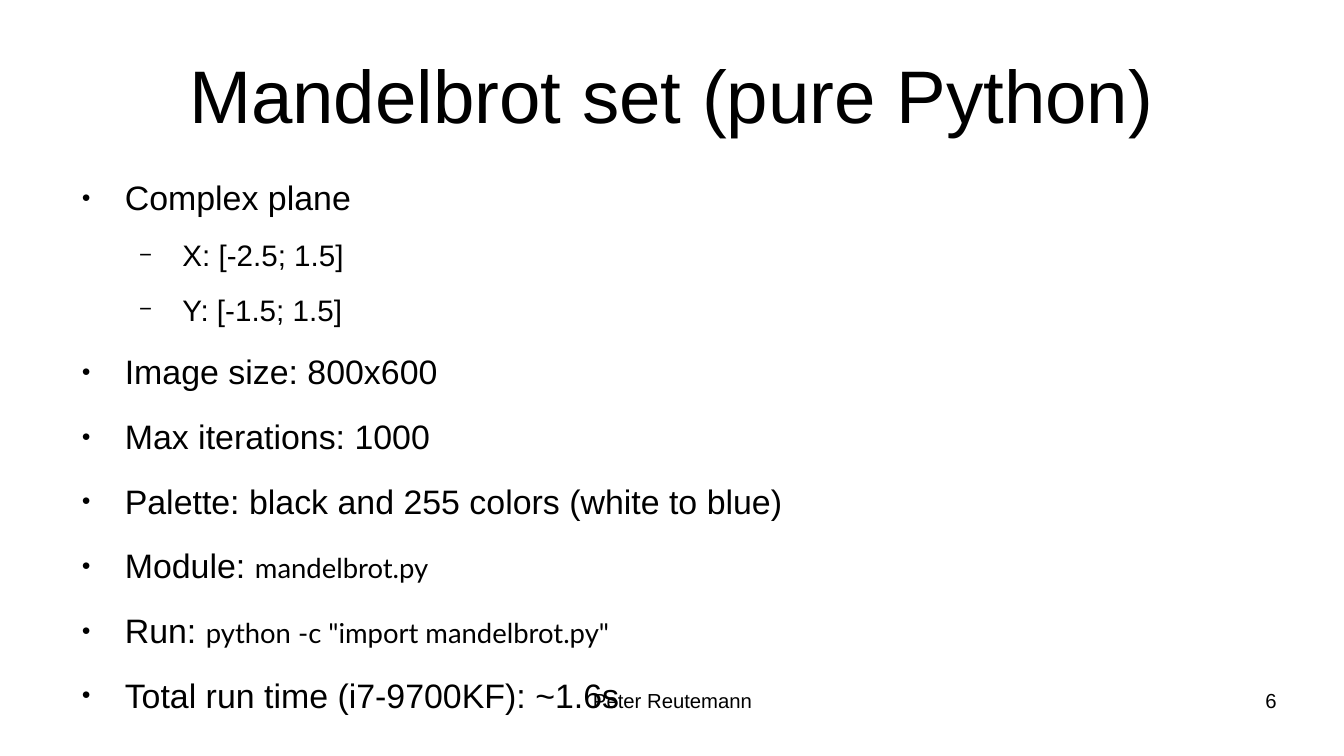
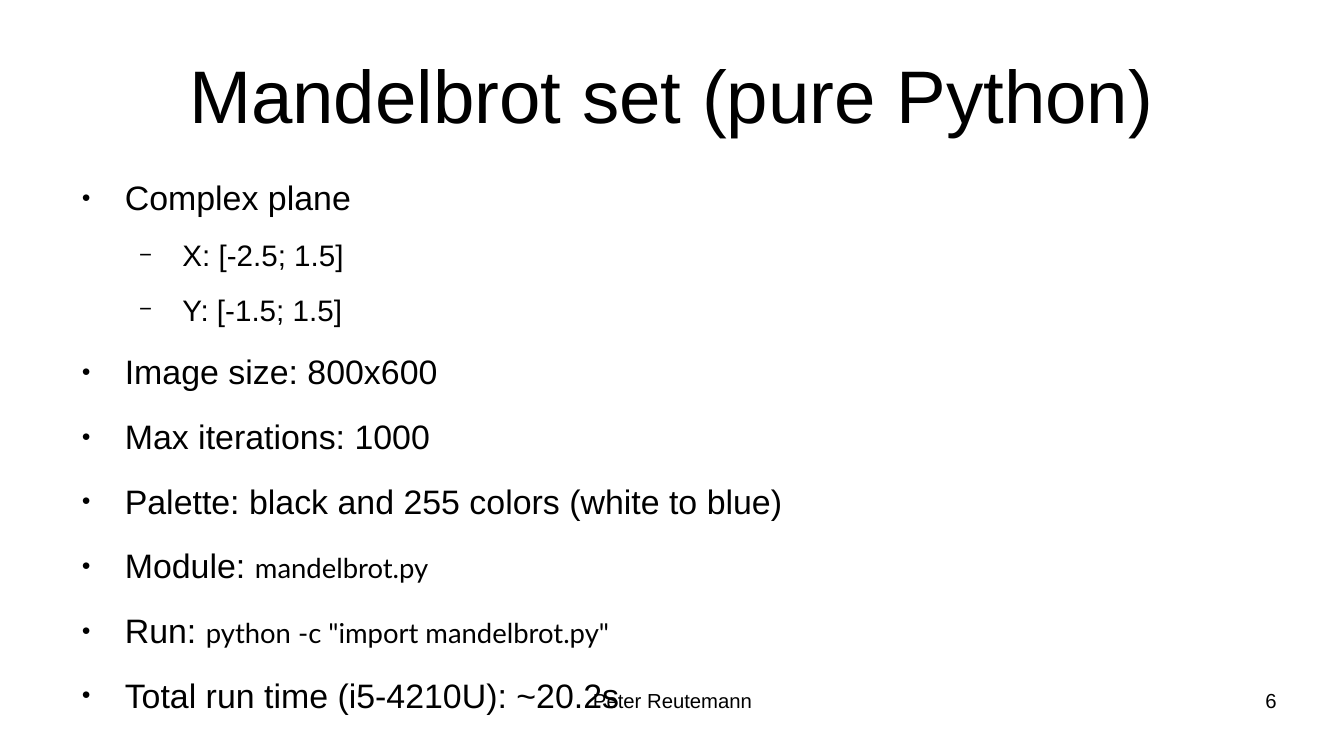
Before and after one commit to HamPUG/meetings, a slide deck: slide 6 of 2021/2021-08-09/cython/cython.odp. Drawn at 1344x756 pixels with LibreOffice and Linux fonts; fonts in the diff are those of the drawing. Boxes give left, top, right and bottom in pixels: in the first picture for what was removed or moved away, otherwise in the second. Text is boxed around its words. In the diff, an @@ line names an element or a change of style, - is before the commit and + after.

```diff
--- a/2021/2021-08-09/cython/cython.odp
+++ b/2021/2021-08-09/cython/cython.odp
@@ text at (125, 683, 619, 714): text changed @@
-● Total run time (i7-9700KF): ~1.6s
+● Total run time (i5-4210U): ~20.2s
```
Also in this commit, not shown: 3 other slides changed, 4 other files.
